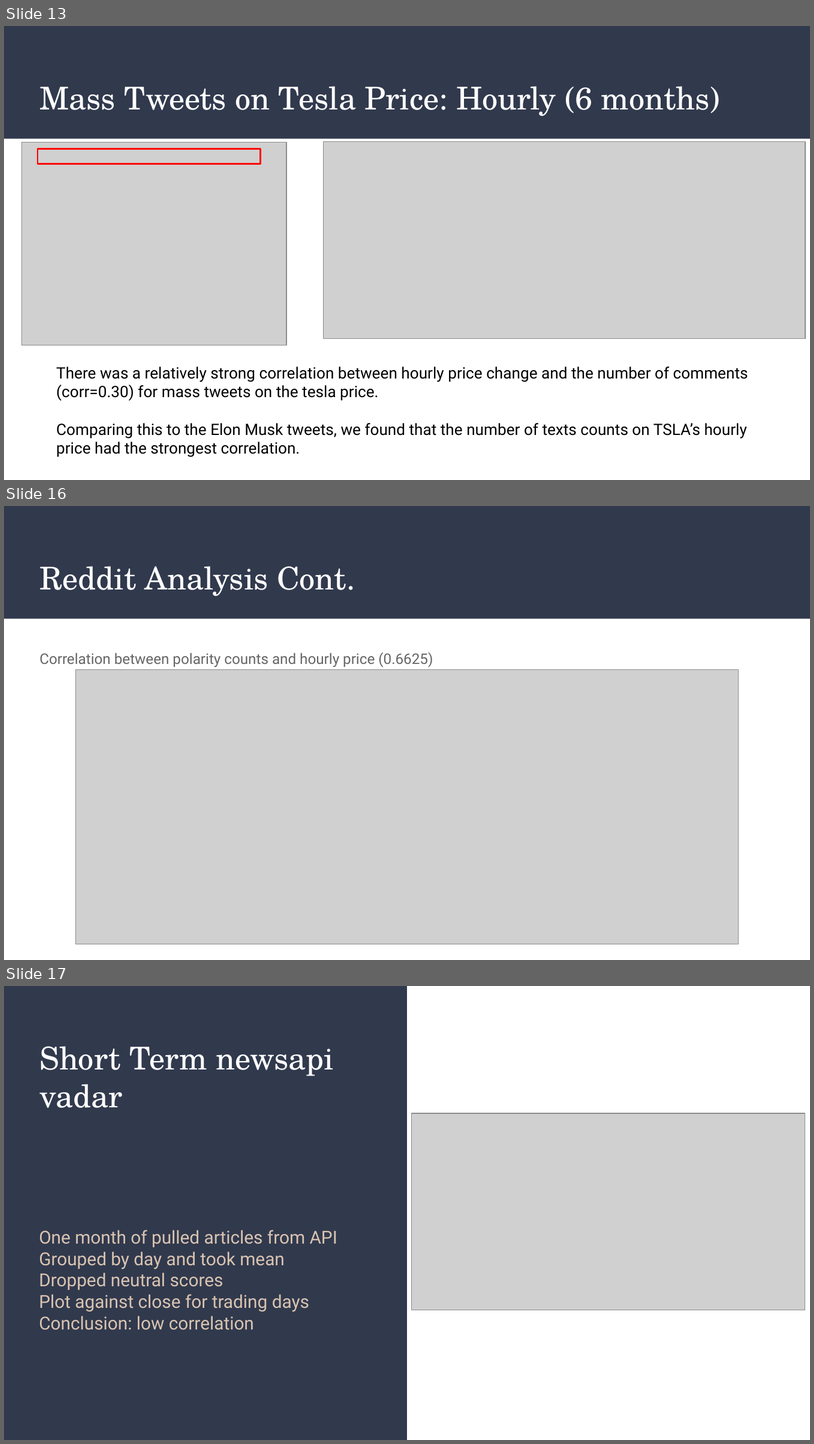
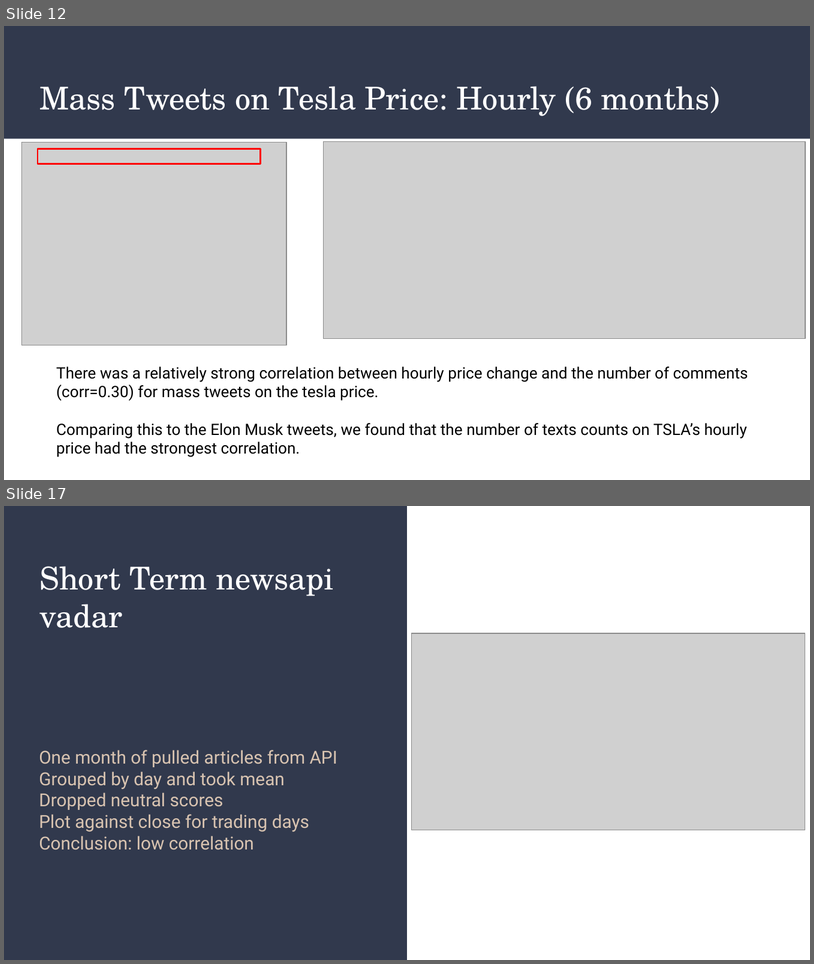
Before and after one commit to coolwonny/SNS-sentiment-and-stock-price-movement, a slide deck: Project_Presentation.pptx. Shown one above the other, each under a label of ours: slides 13, 16 and 17 before the commit, slides 12 and 17 after it; the slides between them are not shown. The pictures are 814x1444 and 814x964 pixels, drawn with LibreOffice and Linux fonts; fonts in the diff are those of the drawing; grey boxes stand for pictures. Boxes give left, top, right and bottom in pixels: in the first picture for what was removed or moved away, otherwise in the second. Text is boxed around its words. In the diff, an @@ line names an element or a change of style, - is before the commit and + after.

```diff
--- a/Project_Presentation.pptx
+++ b/Project_Presentation.pptx
@@ slide 16 removed at (x1=4, y1=506, x2=810, y2=960), background #FFFFFF; not listed: 1 template element that a slide beside it also shows @@
@@ title removed at (x1=39, y1=566, x2=356, y2=596) @@
-Reddit Analysis Cont.
@@ text removed at (x1=39, y1=652, x2=433, y2=667) @@
-Correlation between polarity counts and hourly price (0.6625)
@@ picture removed at (x1=76, y1=670, x2=738, y2=944) @@
@@ what was slide 13 is now slide 12 @@
```
Also in this commit, not shown: 7 slides changed, 3 slides added, 2 other slides removed.
